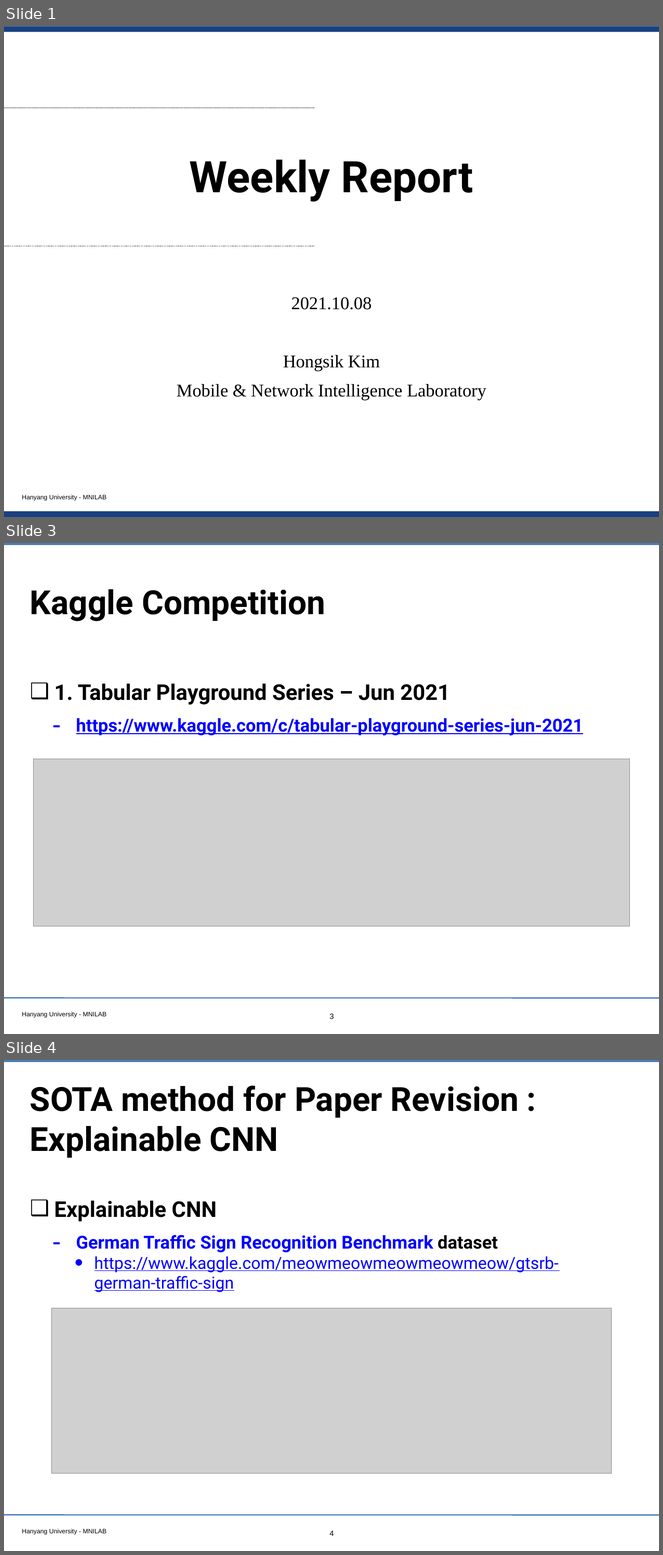
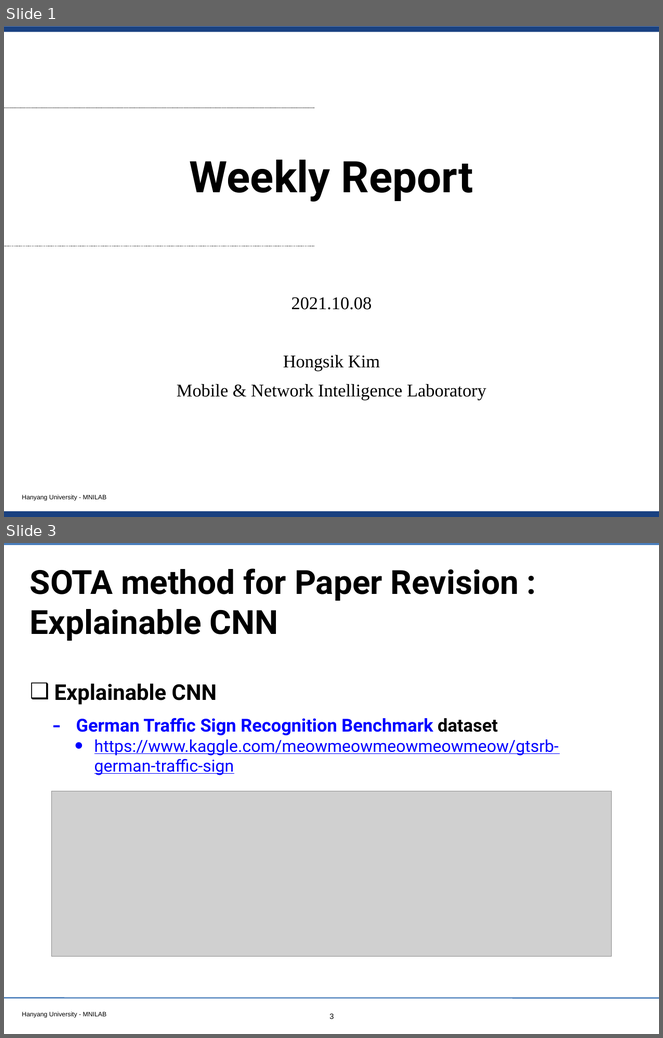
Before and after one commit to WannaBeSuperteur/2020, a slide deck: report/211008_AI.pptx. Shown one above the other, each under a label of ours: slides 1, 3 and 4 before the commit, slides 1 and 3 after it; the slides between them are not shown. The pictures are 663x1555 and 663x1038 pixels, drawn with LibreOffice and Linux fonts; fonts in the diff are those of the drawing; grey boxes stand for pictures; background and template pictures are left out. Boxes give left, top, right and bottom in pixels: in the first picture for what was removed or moved away, otherwise in the second. Text is boxed around its words. In the diff, an @@ line names an element or a change of style, - is before the commit and + after.

```diff
--- a/report/211008_AI.pptx
+++ b/report/211008_AI.pptx
@@ slide 3 removed at <box>4,543,659,1034</box>, background #FFFFFF; not listed: 3 template elements that a slide beside it also shows @@
@@ title removed at <box>30,589,325,622</box> @@
-Kaggle Competition
@@ text removed at <box>54,683,583,736</box> @@
-❑ 1. Tabular Playground Series – Jun 2021
-  – https://www.kaggle.com/c/tabular-playground-series-jun-2021
@@ picture removed at <box>34,759,630,926</box> @@
@@ page number removed at <box>330,1014,334,1019</box> @@
-3
@@ what was slide 4 is now slide 3 @@
@@ page number at <box>330,1014,334,1019</box>: text changed @@
-4
+3
```
Also in this commit, not shown: 1 slide changed.
